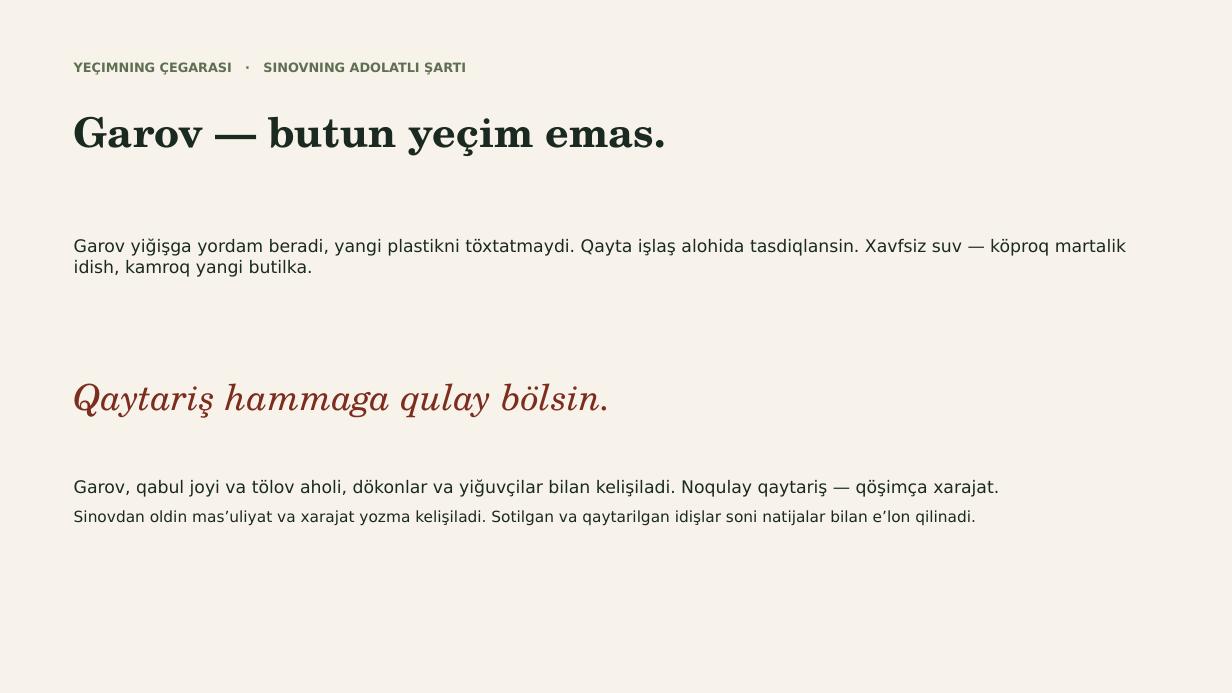
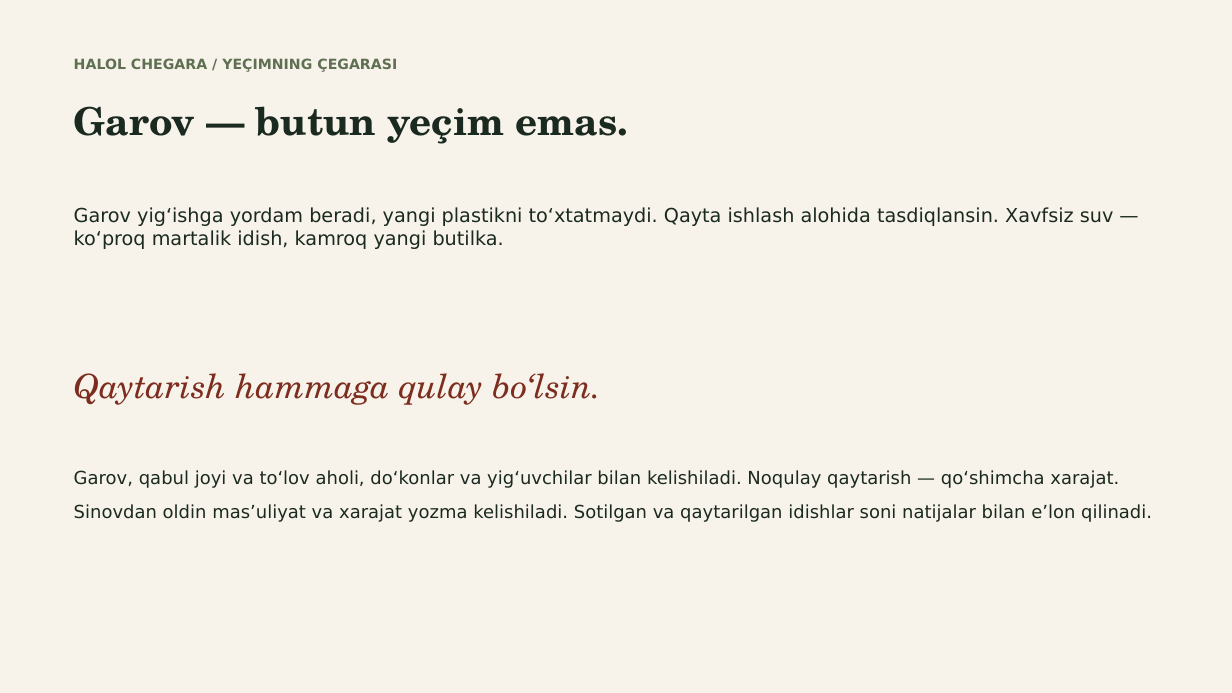
Before and after one commit to jasur-ai/brag, a slide deck: slide 10 of ekologiya-taqdimot.pptx (slide 12 before the commit). Drawn at 1232x693 pixels with LibreOffice and Linux fonts; fonts in the diff are those of the drawing. Boxes give left, top, right and bottom in pixels: in the first picture for what was removed or moved away, otherwise in the second. Text is boxed around its words. In the diff, an @@ line names an element or a change of style, - is before the commit and + after.

```diff
--- a/ekologiya-taqdimot.pptx
+++ b/ekologiya-taqdimot.pptx
@@ text at box(74, 58, 397, 72): text changed; size 10 to 11 pt @@
-YEÇIMNING ÇEGARASI · SINOVNING ADOLATLI ŞARTI
+HALOL CHEGARA / YEÇIMNING ÇEGARASI
@@ text "Garov — butun yeçim emas.": place and size @@
-text "Garov — butun yeçim emas." at box(74, 116, 666, 156)
+text "Garov — butun yeçim emas." at box(74, 106, 629, 144)
@@ text "Garov — butun yeçim emas." at box(74, 106, 629, 144): size 32 to 30 pt @@
@@ text at box(74, 207, 1114, 249): text changed; size 13.5 to 15 pt @@
-Garov yiğişga yordam beradi, yangi plastikni töxtatmaydi. Qayta işlaş alohida tasdiqlansin. Xavfsiz suv — köproq martalik idish, kamroq yangi butilka.
+Garov yig‘ishga yordam beradi, yangi plastikni to‘xtatmaydi. Qayta ishlash alohida tasdiqlansin. Xavfsiz suv — ko‘proq martalik idish, kamroq yangi butilka.
@@ text at box(74, 373, 601, 405): text changed; size 28 to 26 pt @@
-Qaytariş hammaga qulay bölsin.
+Qaytarish hammaga qulay bo‘lsin.
@@ text at box(74, 470, 1152, 522): text changed; size 12 to 14 pt @@
-Garov, qabul joyi va tölov aholi, dökonlar va yiğuvçilar bilan kelişiladi. Noqulay qaytariş — qöşimça xarajat.
-Sinovdan oldin masʼuliyat va xarajat yozma kelişiladi. Sotilgan va qaytarilgan idişlar soni natijalar bilan eʼlon qilinadi.
+Garov, qabul joyi va to‘lov aholi, do‘konlar va yig‘uvchilar bilan kelishiladi. Noqulay qaytarish — qo‘shimcha xarajat.
+Sinovdan oldin mas’uliyat va xarajat yozma kelishiladi. Sotilgan va qaytarilgan idishlar soni natijalar bilan e’lon qilinadi.
```
Also in this commit, not shown: 7 other slides changed, 4 slides added, 6 slides removed.
